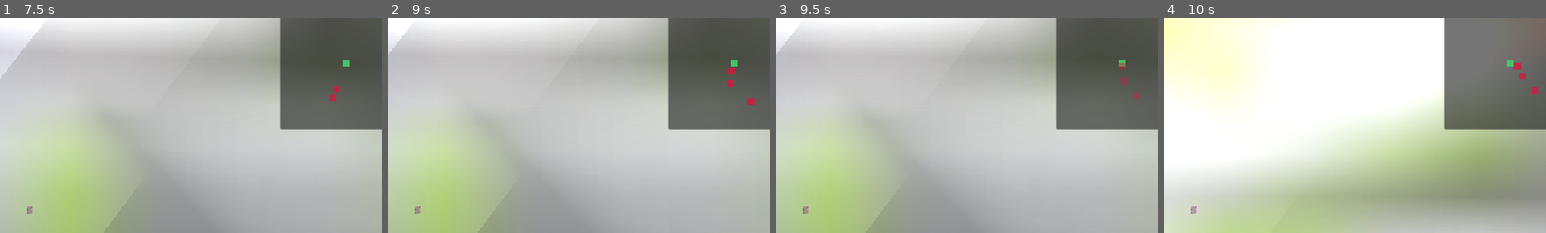
Above: before the commit, frames 1-4 (left to right).
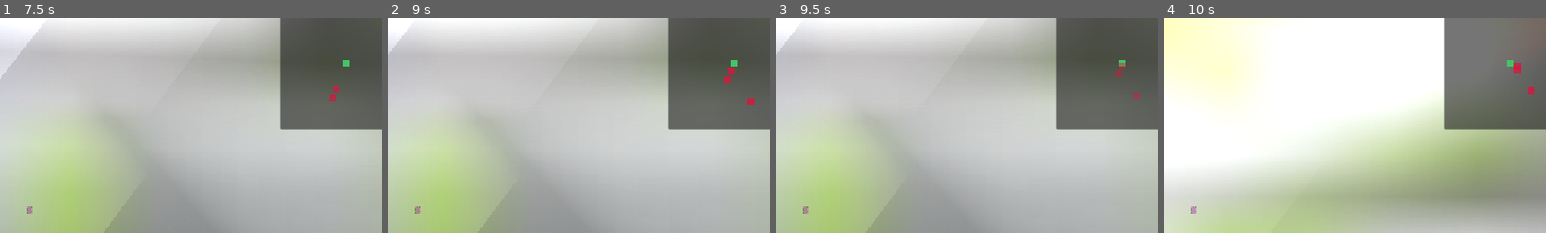
Above: after the commit, the same moments.

Repository: mabanana/FPS-Project-A
Game: Godot game, scene res://GameObjects/main_menu.tscn
The game is run twice, just before and just after one commit, with the same random seed, the same clock (stepped at 60 frames per second) and the same inputs. Sound files missing from this copy of the repository are replaced by a short silence.
Inputs (mouse positions are % of the whole screen's width and height, from its top left):
- Up to frame 1 (7.5 s): click "Start Game!!!" at 0.5 s; tap Enter at 1.25 s; move the mouse to (55, 50) at 1.27 s; hold Up (ui_up) 1.28-6.53 s; tap Shift at 1.35 s; click (55, 50) at 1.42 s; tap Space at 1.52, 2.27, 3.77, 4.52, 5.27, 6.5, 6.77 s; move the mouse to (45, 50) at 2.02 s; tap Ctrl at 2.1 s; move the mouse to (52, 48) at 2.77 s; tap E at 2.85 s; move the mouse to (49, 52) at 3.52 s; tap R at 3.6 s; click (49, 52) at 3.67 s; move the mouse to (57, 51) at 4.27 s; tap F at 4.35 s; move the mouse to (42, 49) at 5.02 s; tap G at 5.1 s; move the mouse to (51, 50) at 5.77 s; tap Q at 5.85 s; click (51, 50) at 5.92 s; move the mouse to (46, 48) at 6.52 s; hold Right (ui_right) 6.53-7.28 s; tap Tab at 6.6 s; move the mouse to (55, 50) at 7.27 s; hold Up (ui_up) from 7.28 s (still down); tap 1 at 7.35 s
- Up to frame 2 (9 s): keep holding Up (ui_up); tap Space at 7.52, 8.27 s; move the mouse to (45, 50) at 8.02 s; tap 2 at 8.1 s; click (45, 50) at 8.17 s; move the mouse to (52, 48) at 8.77 s; tap 3 at 8.85 s
- Up to frame 3 (9.5 s): keep holding Up (ui_up)
- Up to frame 4 (10 s): move the mouse to (49, 52) at 9.52 s; release Up (ui_up) at 9.53 s; hold Left (ui_left) from 9.53 s (still down); tap 4 at 9.6 s; tap Space at 9.77 s
The pictures show only the part of the screen within x 46-96%, y 5-55%; the shares and areas given below are measured in that part.

Frame 1 is identical in both runs. In frame 2, less than 0.1% of the frame differs, in the area x 88-91%, y 27-32%; in frame 3, 0.1%; in frame 4, 0.2%, in the area x 91-98%, y 24-36%.

Commit message:
Minor opt

Diff:
--- a/project/EntityComponents/ai_sight.gd
+++ b/project/EntityComponents/ai_sight.gd
@@ -15,6 +15,8 @@
 
 func _on_map_updated(payload=null):
 	player_pos = payload["player_eye_pos"]
+	if can_see_player:
+		return
 	if player_pos.distance_to(character.position + eye_pos) <= vision_range:
 		ray_result = cast_ray_towards_target(player_pos, vision_range)
 		if ray_result and (ray_result["collider"] is PlayerEntity
--- a/project/GameObjects/moving_box.gd
+++ b/project/GameObjects/moving_box.gd
@@ -15,7 +15,8 @@
 func _physics_process(delta):
 	if nav_ai.target_position and current_state == EnemyState.chasing:
 		dir = global_position.direction_to(nav_ai.next_pos)
-		if sight.ray_result and sight.ray_result["collider"] and not sight.ray_result["collider"] is PlayerEntity:
+		var res = sight.cast_ray_towards_target(sight.player_pos, 3)
+		if res and res["collider"] and not res["collider"] is PlayerEntity:
 			dir = dir.rotated(Vector3.UP, 45 * turn_dir)
 
 		velocity.x = dir.x * movement_speed
